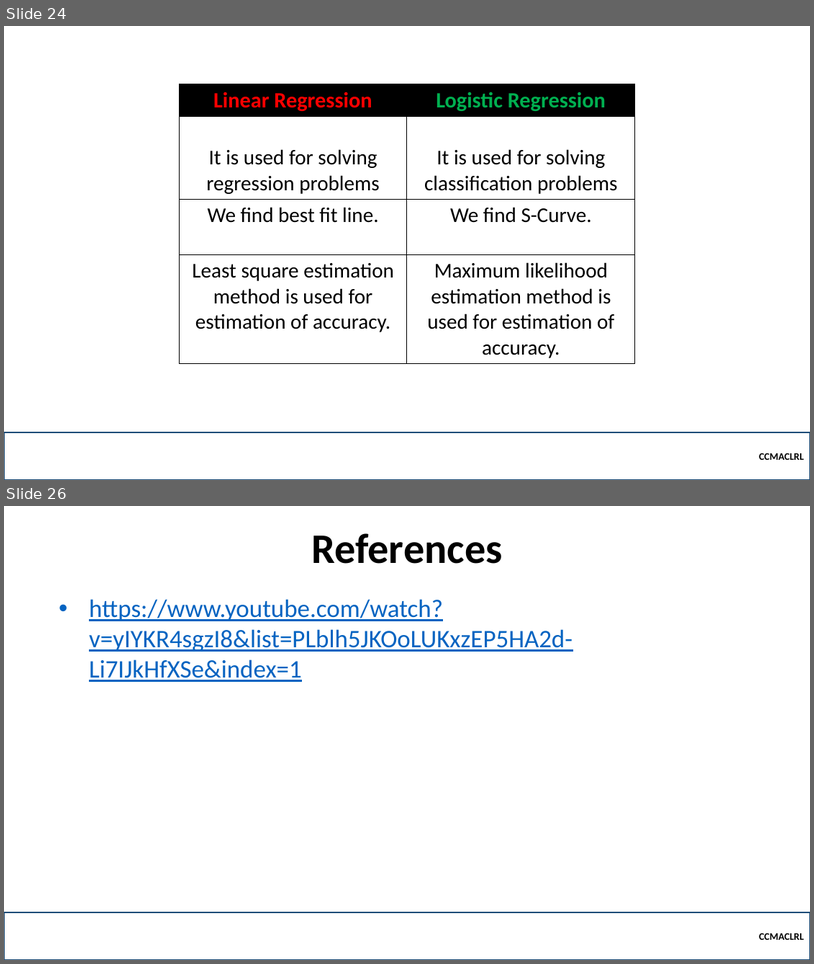
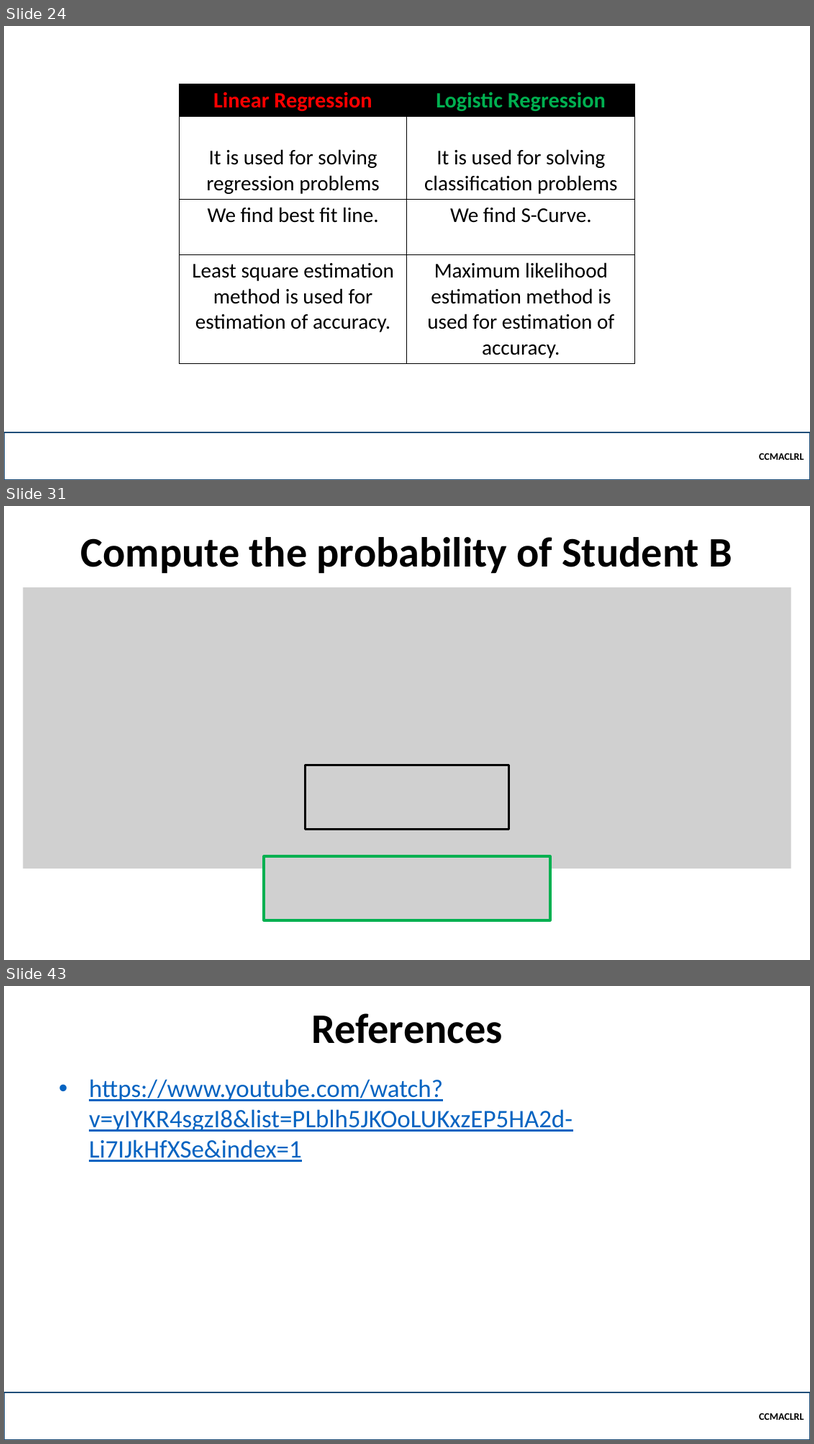
Before and after one commit to robitussin/CCMACLRL, a slide deck: 5 - Logistic Regression/Introduction to Logistic Regression.pptx. Shown one above the other, each under a label of ours: slides 24 and 26 before the commit, slides 24, 31 and 43 after it; the slides between them are not shown. The pictures are 814x964 and 814x1444 pixels, drawn with LibreOffice and Linux fonts; fonts in the diff are those of the drawing; grey boxes stand for pictures; background and template pictures are left out. Boxes give left, top, right and bottom in pixels: in the first picture for what was removed or moved away, otherwise in the second. Text is boxed around its words. In the diff, an @@ line names an element or a change of style, - is before the commit and + after.

```diff
--- a/5 - Logistic Regression/Introduction to Logistic Regression.pptx
+++ b/5 - Logistic Regression/Introduction to Logistic Regression.pptx
@@ slide 31 added at <box>4,506,810,960</box>, background #FFFFFF @@
@@ text added at <box>81,537,733,574</box>, 50 pt, text #000000, bold @@
+Compute the probability of Student B
@@ picture added at <box>23,587,792,868</box> @@
@@ picture added at <box>199,587,659,626</box> @@
@@ picture added at <box>305,765,509,829</box> @@
@@ picture added at <box>264,856,550,921</box> @@
@@ what was slide 26 is now slide 43 @@
```
Also in this commit, not shown: 1 slide changed, 16 other slides added.
